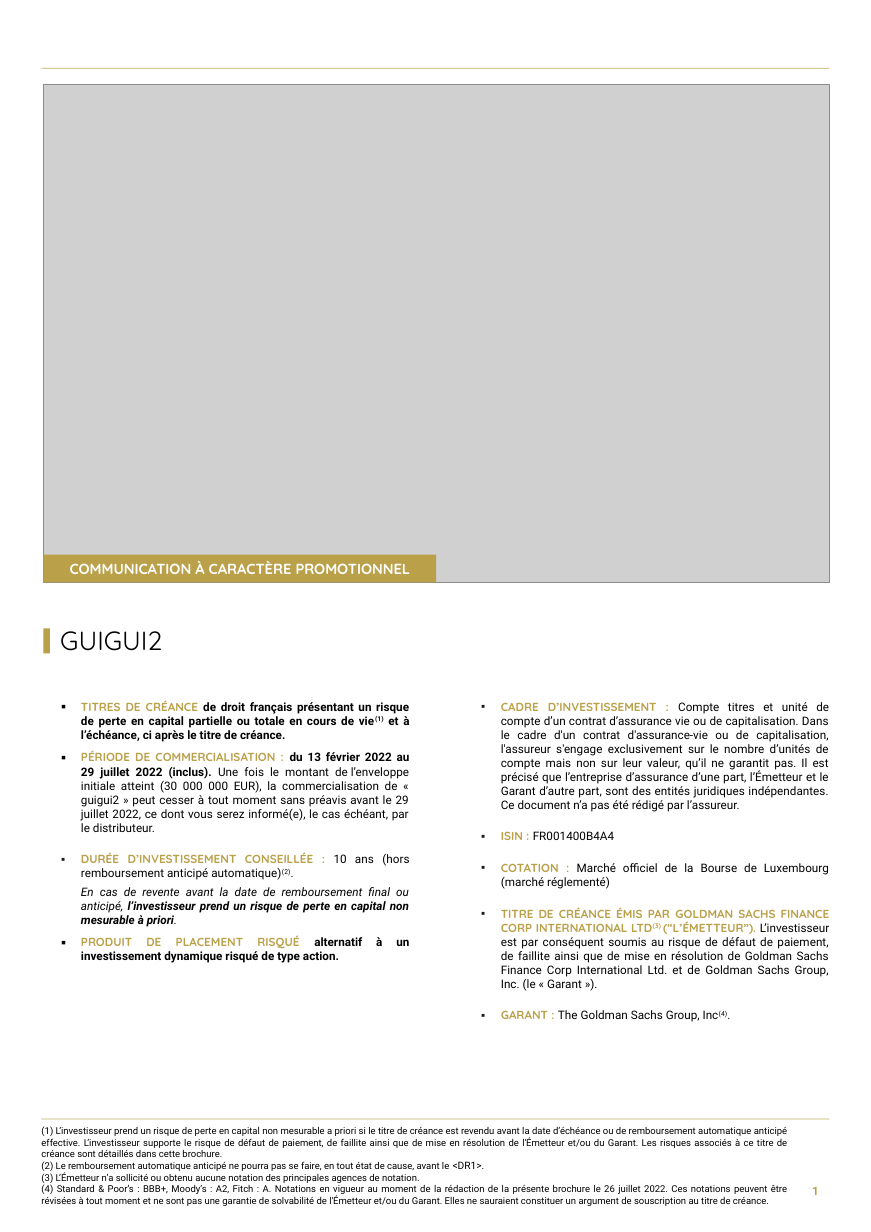
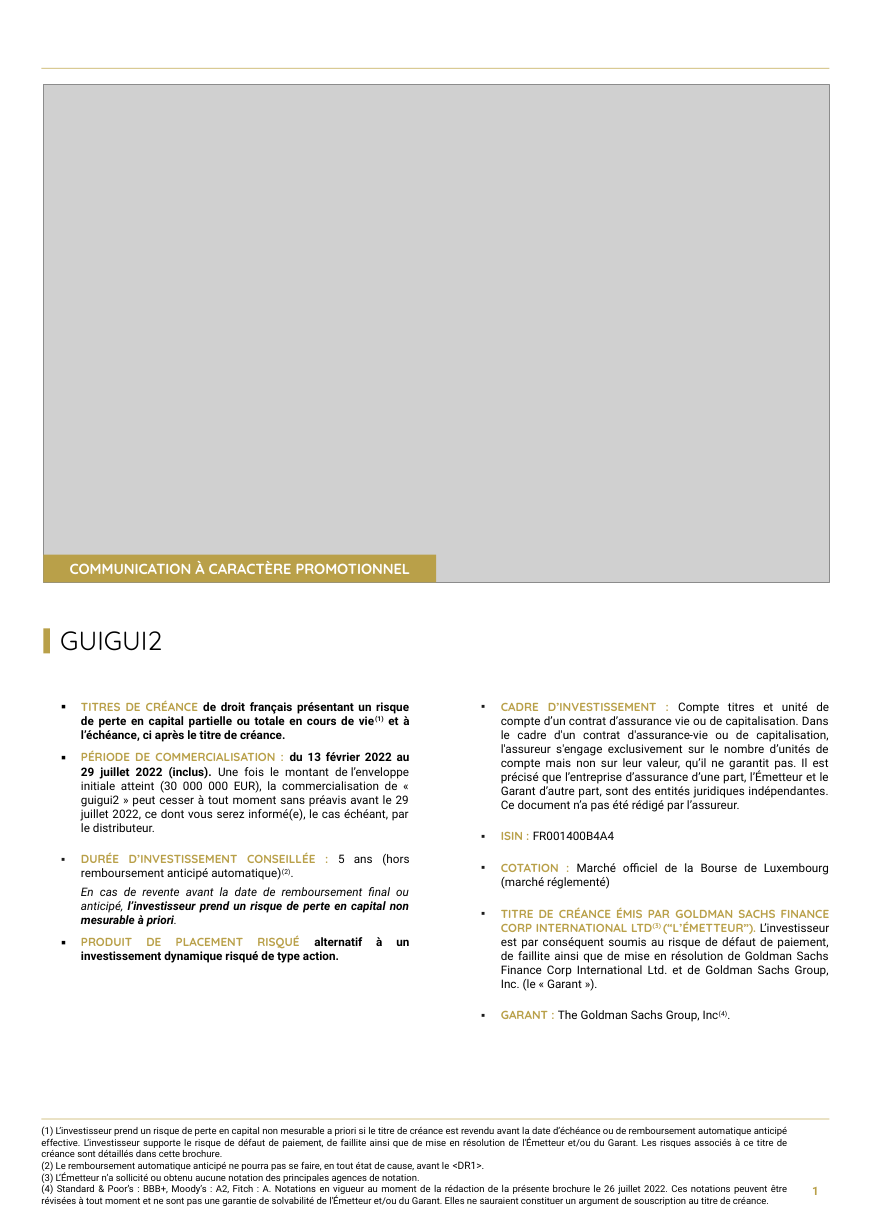
Before and after one commit to guillaumejacquin/Moulinette_Brochure_Equitim, a slide deck: slide 1 of result/BC - guigui2 - FR001400B4A4.pptx. Drawn at 871x1232 pixels with LibreOffice and Linux fonts; fonts in the diff are those of the drawing; grey boxes stand for pictures; background and template pictures are left out. Boxes give left, top, right and bottom in pixels: in the first picture for what was removed or moved away, otherwise in the second. Text is boxed around its words. In the diff, an @@ line names an element or a change of style, - is before the commit and + after.

```diff
--- a/result/BC - guigui2 - FR001400B4A4.pptx
+++ b/result/BC - guigui2 - FR001400B4A4.pptx
@@ text at (x1=81, y1=852, x2=409, y2=880): text changed @@
-▪ DURÉE D’INVESTISSEMENT CONSEILLÉE : 10 ans (hors remboursement anticipé automatique)(2).
+▪ DURÉE D’INVESTISSEMENT CONSEILLÉE : 5 ans (hors remboursement anticipé automatique)(2).
```
Also in this commit, not shown: 6 other slides changed, 1 slide added, 24 other files.
